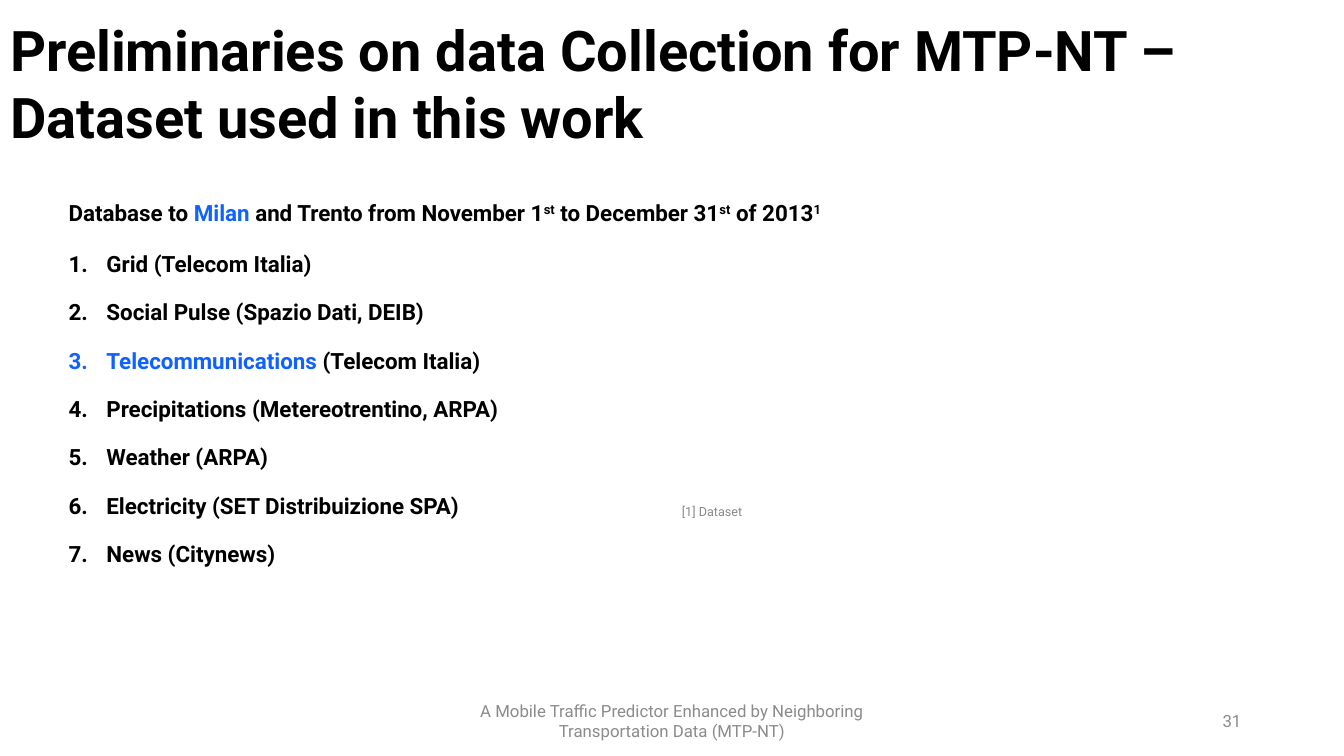
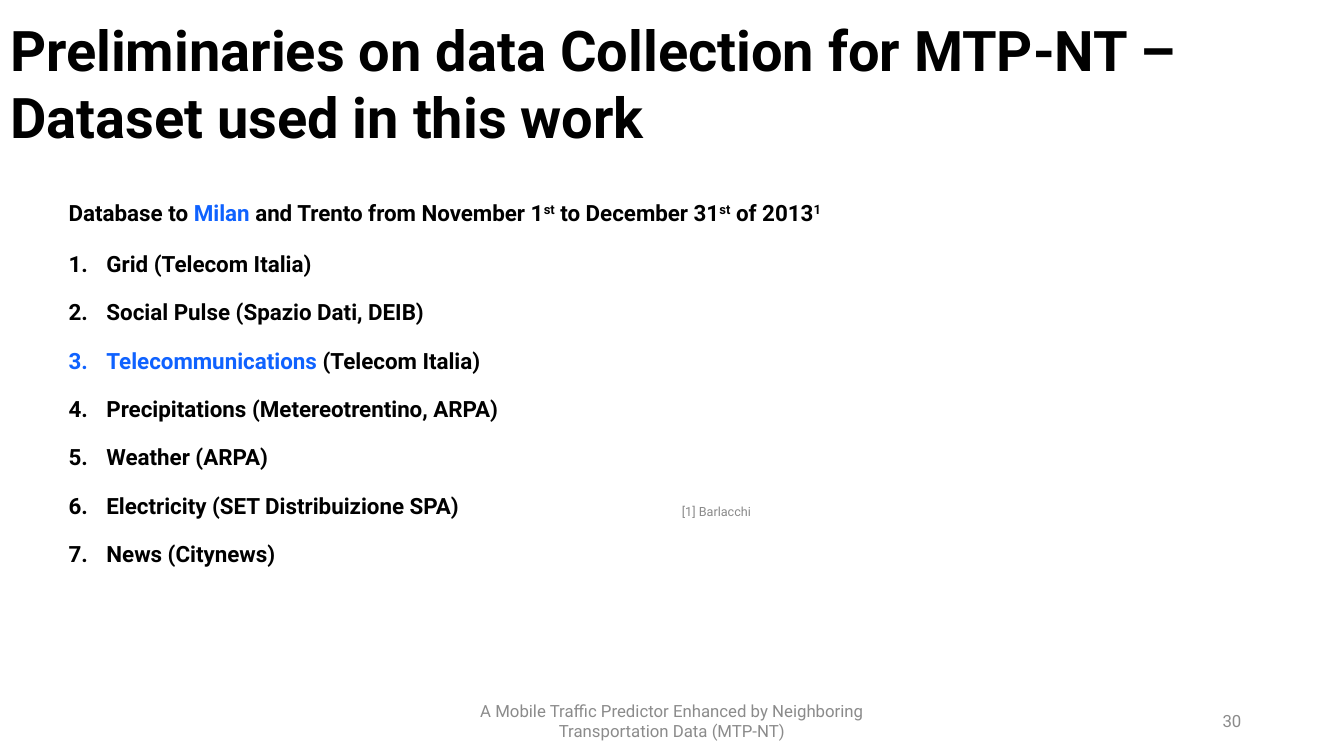
Before and after one commit to PatrickLdA/milan-telecom-analysis, a slide deck: slide 30 of defesa.pptx (slide 31 before the commit). Drawn at 1344x756 pixels with LibreOffice and Linux fonts; fonts in the diff are those of the drawing. Boxes give left, top, right and bottom in pixels: in the first picture for what was removed or moved away, otherwise in the second. Text is boxed around its words. In the diff, an @@ line names an element or a change of style, - is before the commit and + after.

```diff
--- a/defesa.pptx
+++ b/defesa.pptx
@@ text at (x1=682, y1=506, x2=751, y2=518): text changed @@
-[1] Dataset
+[1] Barlacchi
@@ page number at (x1=1223, y1=715, x2=1242, y2=727): text changed @@
-31
+30
```
Also in this commit, not shown: 10 other slides changed, 10 slides added, 1 slide removed.
